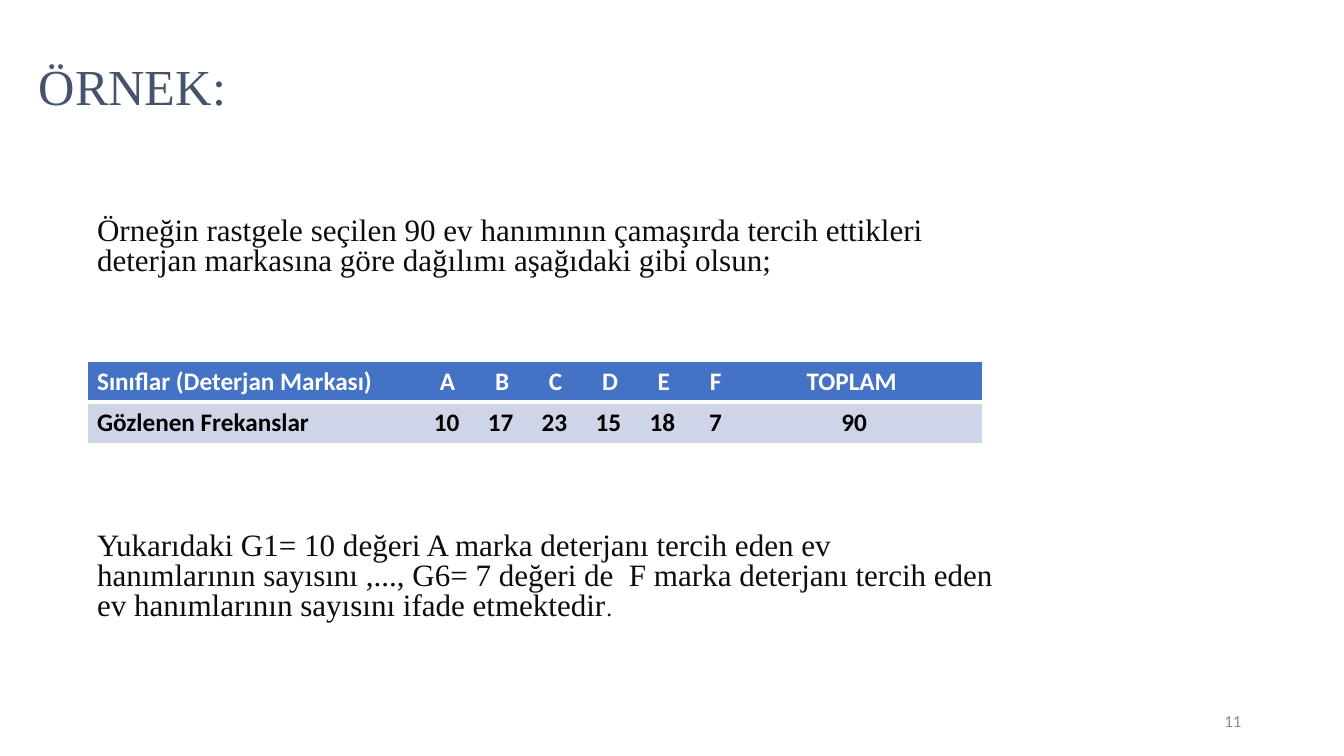
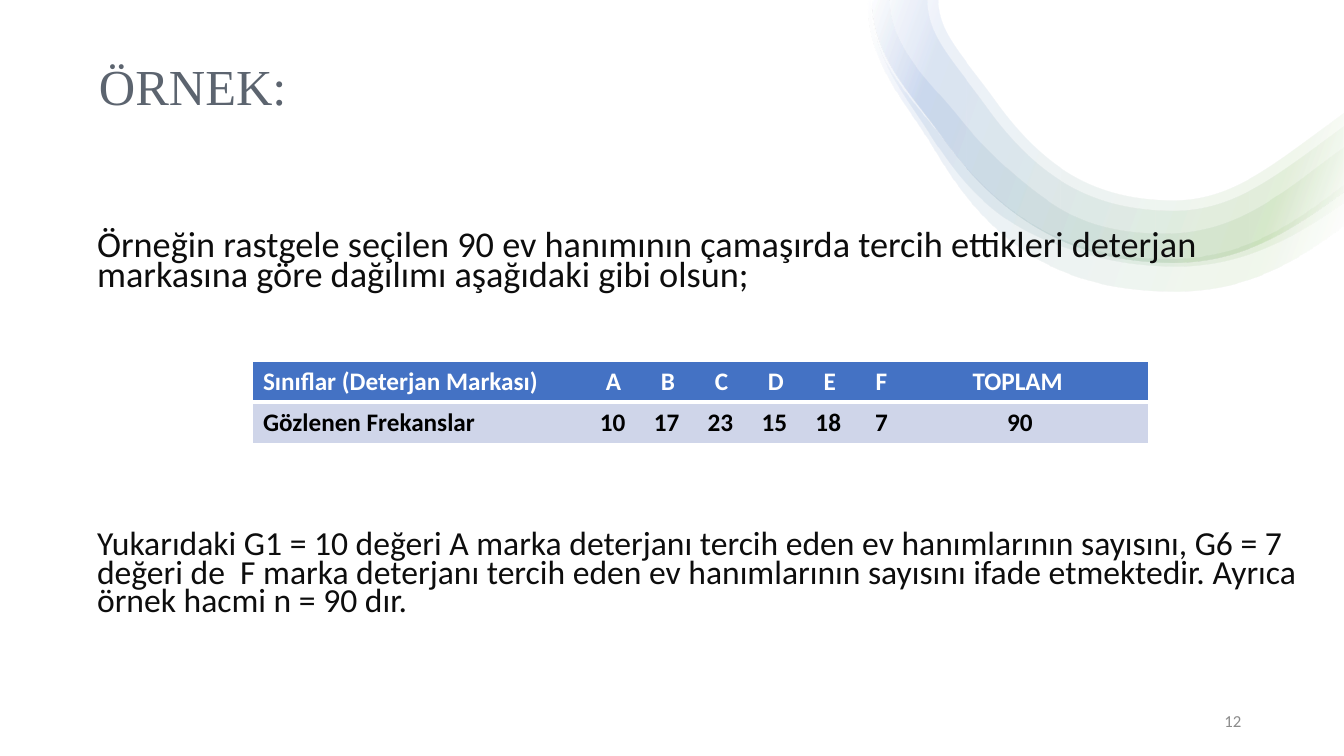
Before and after one commit to chnmzrkgithub/seminer, a slide deck: slide 12 of cihan.pptx (slide 11 before the commit). Drawn at 1344x756 pixels with LibreOffice and Linux fonts; fonts in the diff are those of the drawing. Boxes give left, top, right and bottom in pixels: in the first picture for what was removed or moved away, otherwise in the second. Text is boxed around its words. In the diff, an @@ line names an element or a change of style, - is before the commit and + after.

```diff
--- a/cihan.pptx
+++ b/cihan.pptx
@@ rectangle added at [0,0,1344,756], fill #FFFFFF @@
@@ title "ÖRNEK:": place and size @@
-title "ÖRNEK:" at [39,66,226,106]
+title "ÖRNEK:" at [99,66,286,106]
@@ title "ÖRNEK:" at [99,66,286,106]: text colour #44546A to #5C646F @@
@@ group added at [867,0,1344,291]: 4 freeform shapes @@
@@ text at [97,227,1196,395]: size 22.2 to 25.9 pt, font Times New Roman to Calibri in "Örneğin rastgele seçilen 90 ev hanımının çamaşırda ..."; line spacing 0.8 to 0.7 @@
@@ table: place and size @@
-table at [87,361,983,443]
+table at [253,361,1149,443]
@@ text at [97,531,1296,613]: text changed; size 22.2 to 24.1 pt; font Times New Roman to Calibri @@
-Yukarıdaki G1= 10 değeri A marka deterjanı tercih eden ev hanımlarının sayısını ,..., G6= 7 değeri de F marka deterjanı tercih eden ev hanımlarının sayısını ifade etmektedir.
+Yukarıdaki G1 = 10 değeri A marka deterjanı tercih eden ev hanımlarının sayısını, G6 = 7 değeri de F marka deterjanı tercih eden ev hanımlarının sayısını ifade etmektedir. Ayrıca örnek hacmi n = 90 dır.
@@ page number at [1224,716,1241,727]: text changed @@
-11
+12
```
Also in this commit, not shown: 6 other slides changed, 1 slide added.
